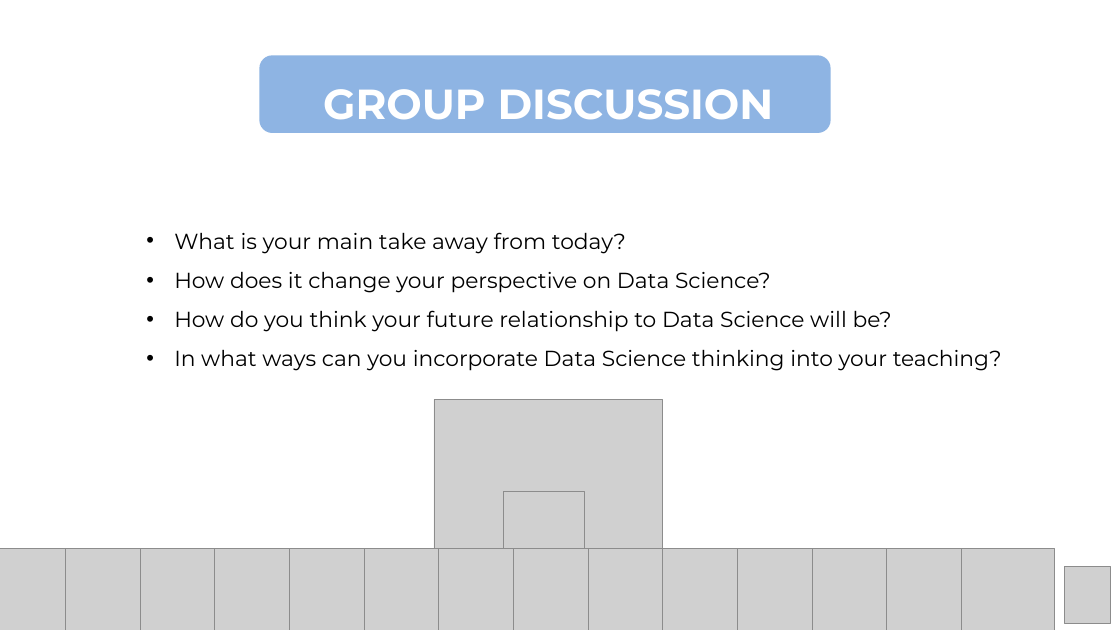
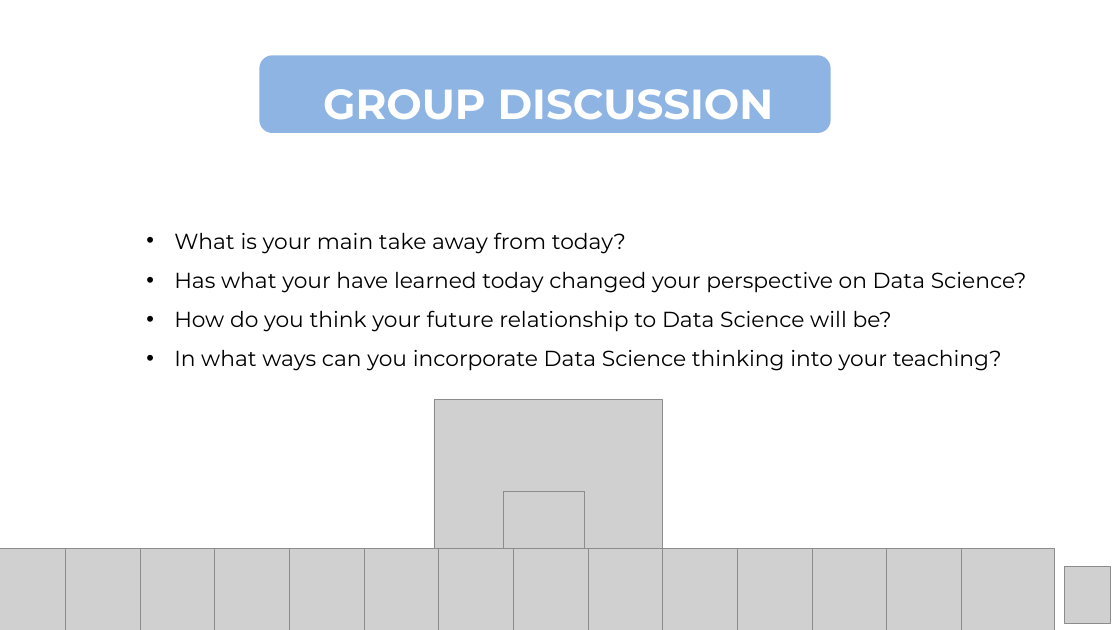
Before and after one commit to Center-for-Health-Data-Science/Foundations-of-Health-Data-Science, a slide deck: slide 22 of Slides/FHDS_Model_Evaluation_Part4.pptx (slide 19 before the commit). Drawn at 1120x630 pixels with LibreOffice and Linux fonts; fonts in the diff are those of the drawing; grey boxes stand for pictures. Boxes give left, top, right and bottom in pixels: in the first picture for what was removed or moved away, otherwise in the second. Text is boxed around its words. In the diff, an @@ line names an element or a change of style, - is before the commit and + after.

```diff
--- a/Slides/FHDS_Model_Evaluation_Part4.pptx
+++ b/Slides/FHDS_Model_Evaluation_Part4.pptx
@@ text at [174,271,1027,293]: text changed @@
-• How does it change your perspective on Data Science?
+• Has what your have learned today changed your perspective on Data Science?
```
Also in this commit, not shown: 14 other slides changed, 3 slides added, 1 slide removed.
